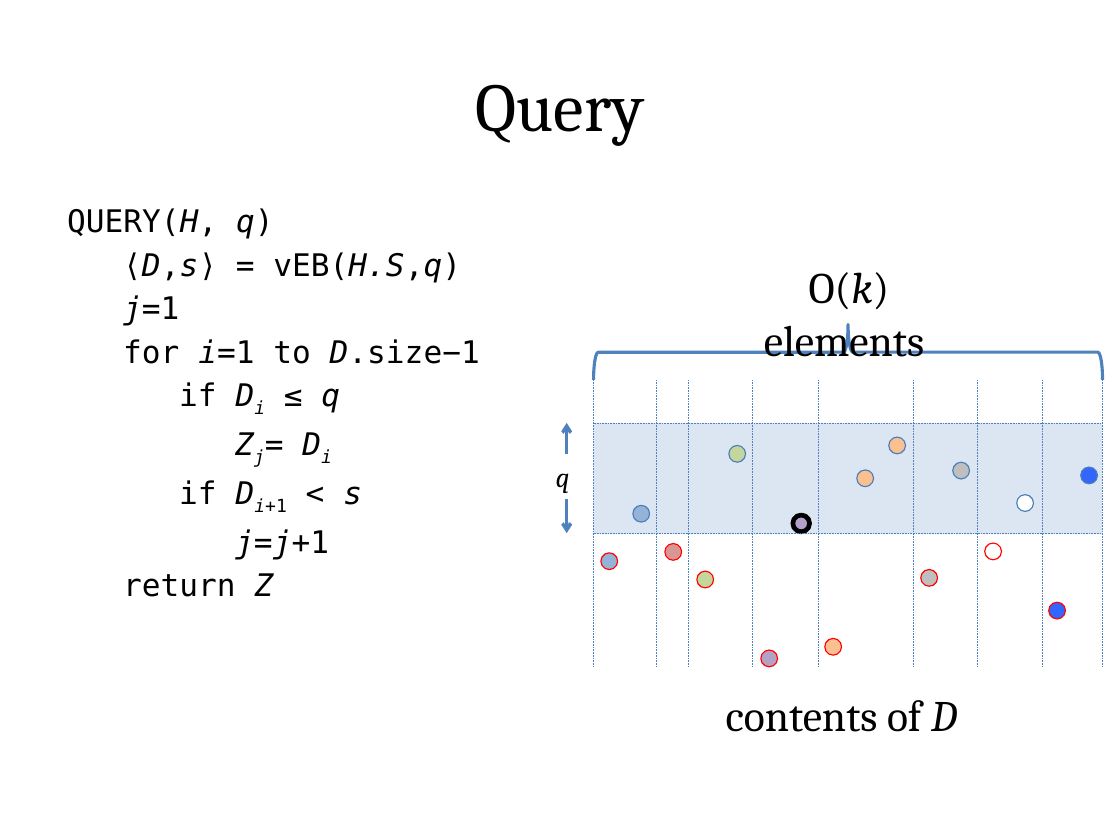
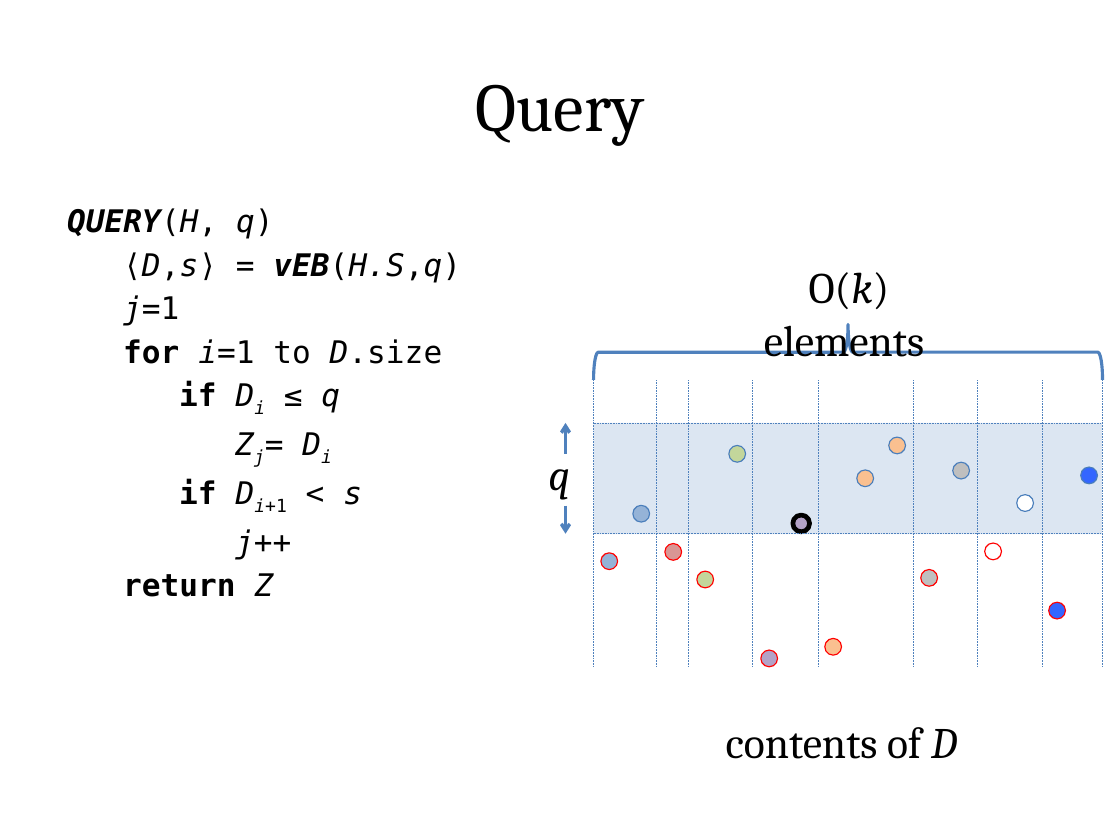
Before and after one commit to vineetgopal/fractals_paper, a slide deck: slide 14 of final_presentation.pptx (slide 13 before the commit). Drawn at 1120x840 pixels with LibreOffice and Linux fonts; fonts in the diff are those of the drawing. Boxes give left, top, right and bottom in pixels: in the first picture for what was removed or moved away, otherwise in the second. Text is boxed around its words. In the diff, an @@ line names an element or a change of style, - is before the commit and + after.

```diff
--- a/final_presentation.pptx
+++ b/final_presentation.pptx
@@ text at bbox=[67, 208, 461, 597]: bold on in "QUERY(H,", "vEB(H.S,q)", "if", "if" and 1 more places; italic on in "QUERY(H,", "vEB(H.S,q)" @@
@@ text at bbox=[123, 339, 443, 364]: text changed @@
-for i=1 to D.size−1
+for i=1 to D.size
@@ text "q": place and size @@
-text "q" at bbox=[556, 473, 570, 493]
+text "q" at bbox=[548, 450, 570, 500]
@@ text "q" at bbox=[548, 450, 570, 500]: size 18 to 28 pt @@
@@ arrow moved from (567, 500) - (567, 533) to (566, 506) - (566, 534) @@
@@ text at bbox=[235, 529, 291, 559]: text changed @@
-j=j+1
+j++
@@ text "contents of D": place and size @@
-text "contents of D" at bbox=[726, 700, 957, 732]
+text "contents of D" at bbox=[726, 727, 957, 759]
```
Also in this commit, not shown: 9 other slides changed, 8 slides added, 1 other file.
